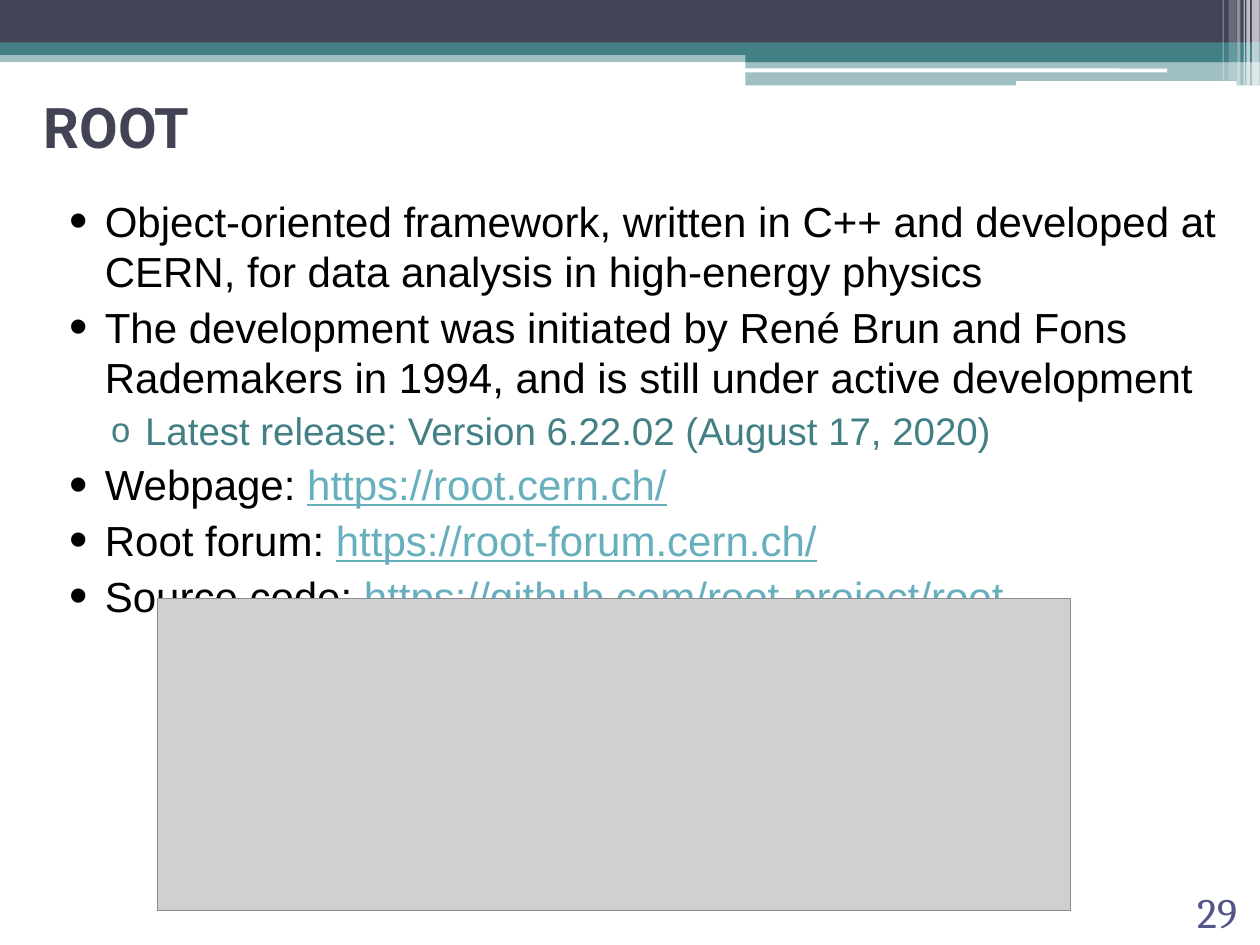
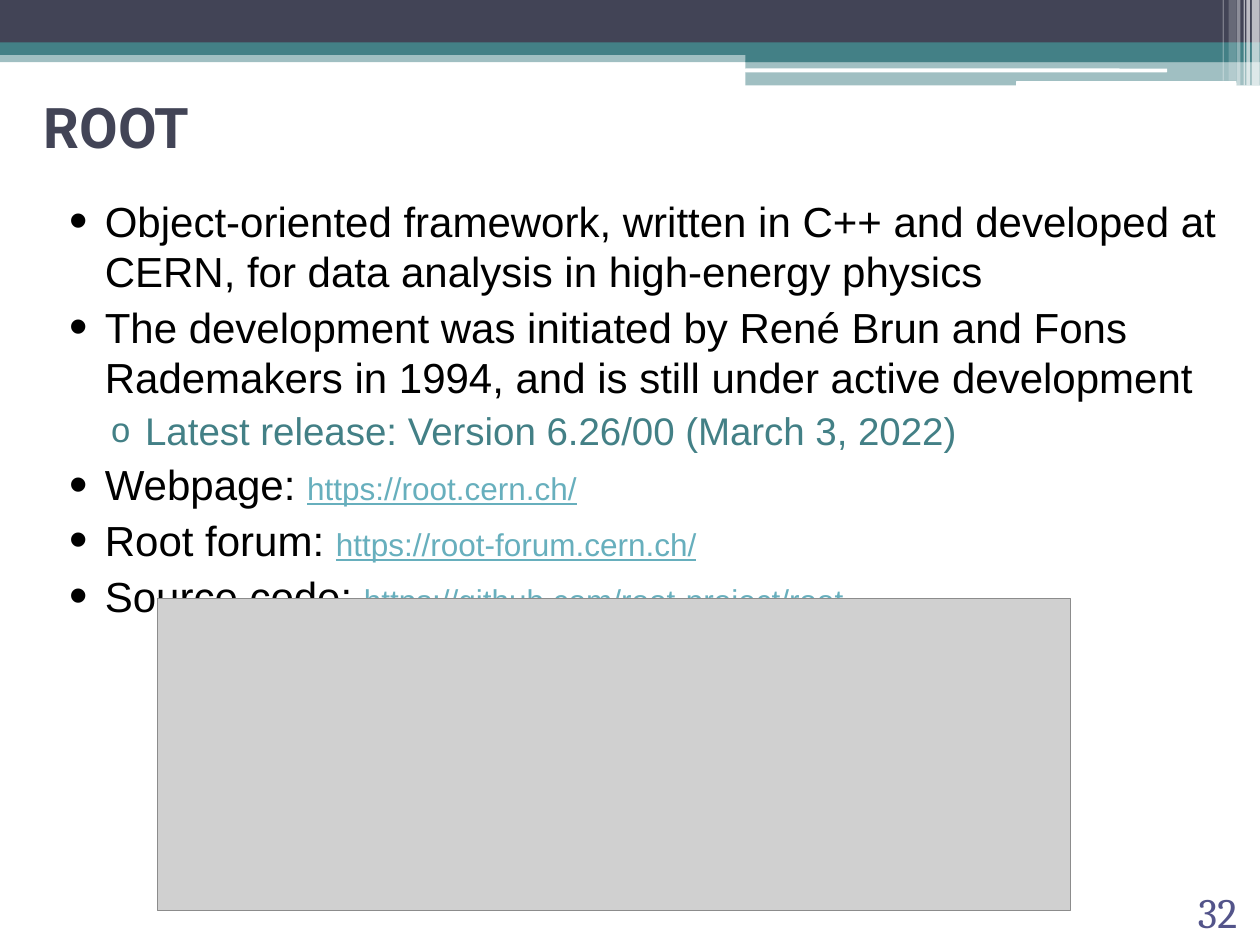
Before and after one commit to abilandz/PH8124, a slide deck: slide 32 of Lecture_1/ABilandzic_PH8124_SS2022.pptx (slide 29 before the commit). Drawn at 1260x945 pixels with LibreOffice and Linux fonts; fonts in the diff are those of the drawing; grey boxes stand for pictures; background and template pictures are left out. Boxes give left, top, right and bottom in pixels: in the first picture for what was removed or moved away, otherwise in the second. Text is boxed around its words. In the diff, an @@ line names an element or a change of style, - is before the commit and + after.

```diff
--- a/Lecture_1/ABilandzic_PH8124_SS2022.pptx
+++ b/Lecture_1/ABilandzic_PH8124_SS2022.pptx
@@ text at (x1=145, y1=417, x2=956, y2=453): text changed @@
-  o Latest release: Version 6.22.02 (August 17, 2020)
+  o Latest release: Version 6.26/00 (March 3, 2022)
@@ text at (x1=105, y1=469, x2=843, y2=620): size 24 to 18 pt in "https://root.cern.ch/", "https://root-forum.cern.ch/", "https://github.com/root-project/root" @@
@@ page number at (x1=1198, y1=900, x2=1237, y2=929): text changed @@
-29
+32
```
Also in this commit, not shown: 8 other slides changed, 3 slides added, 1 other file.
